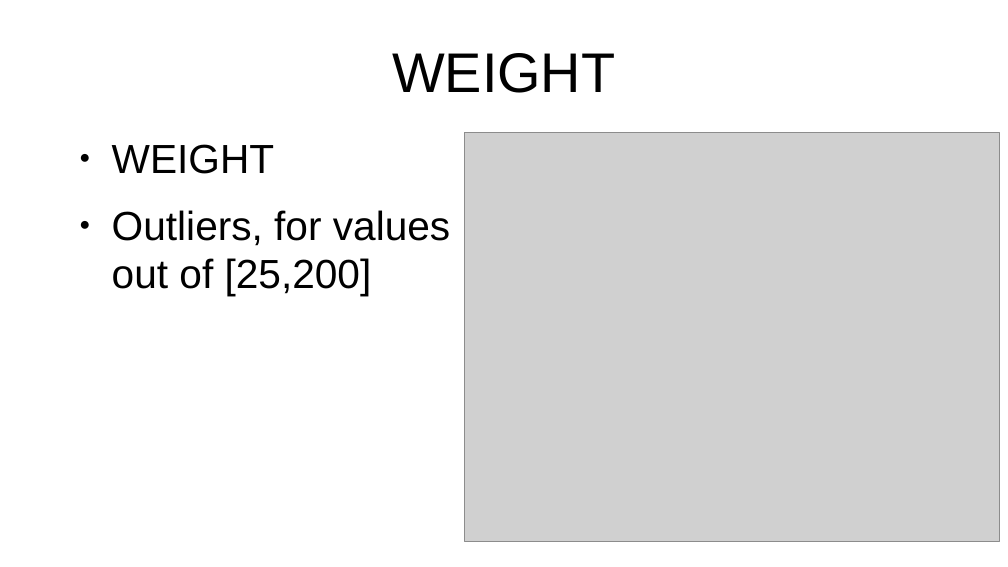
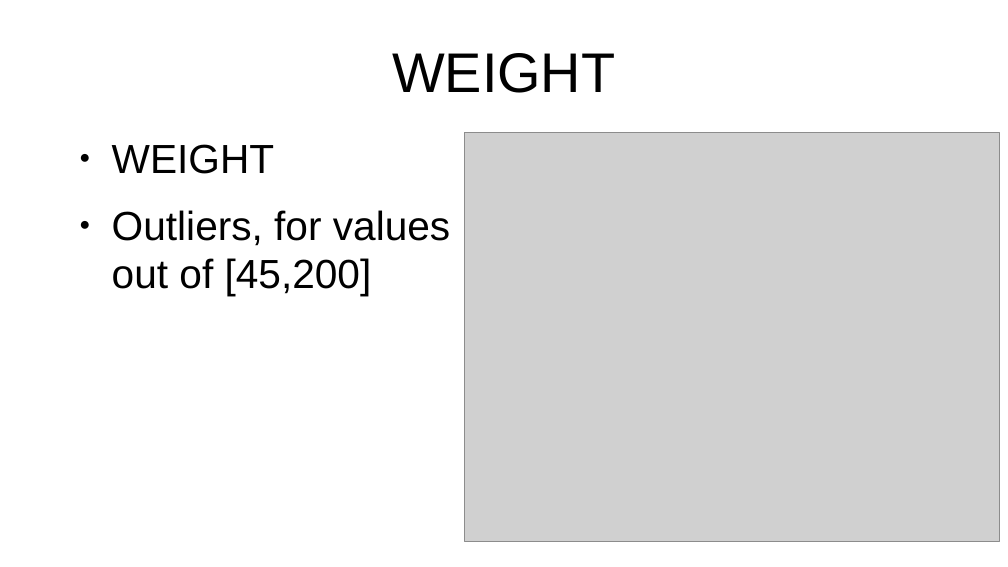
Before and after one commit to Carlosbgdlv/TFG, a slide deck: slide 3 of EDA/outlier_detection.pptx. Drawn at 1008x567 pixels with LibreOffice and Linux fonts; fonts in the diff are those of the drawing; grey boxes stand for pictures. Boxes give left, top, right and bottom in pixels: in the first picture for what was removed or moved away, otherwise in the second. Text is boxed around its words. In the diff, an @@ line names an element or a change of style, - is before the commit and + after.

Commit message:
Change outliers limits

```diff
--- a/EDA/outlier_detection.pptx
+++ b/EDA/outlier_detection.pptx
@@ text at [112, 210, 450, 296]: text changed @@
-● Outliers, for values out of [25,200]
+● Outliers, for values out of [45,200]
```
Also in this commit, not shown: 15 other slides changed, 1 other file.
